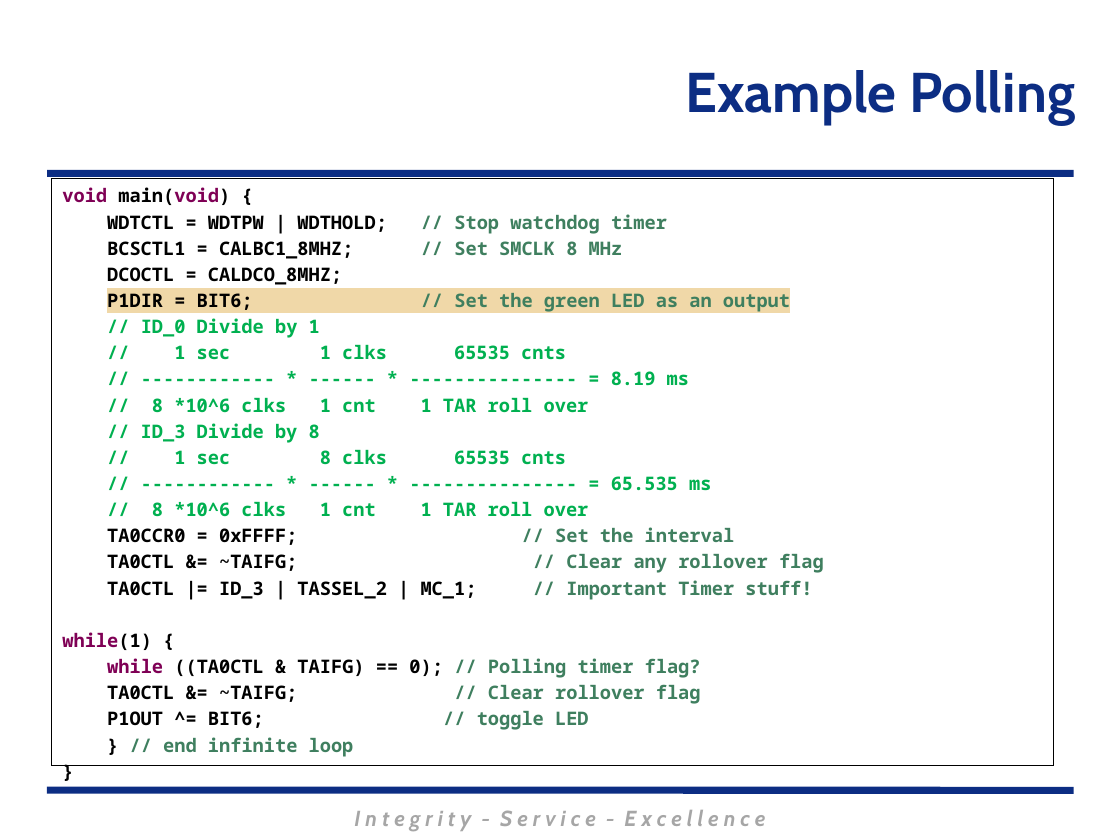
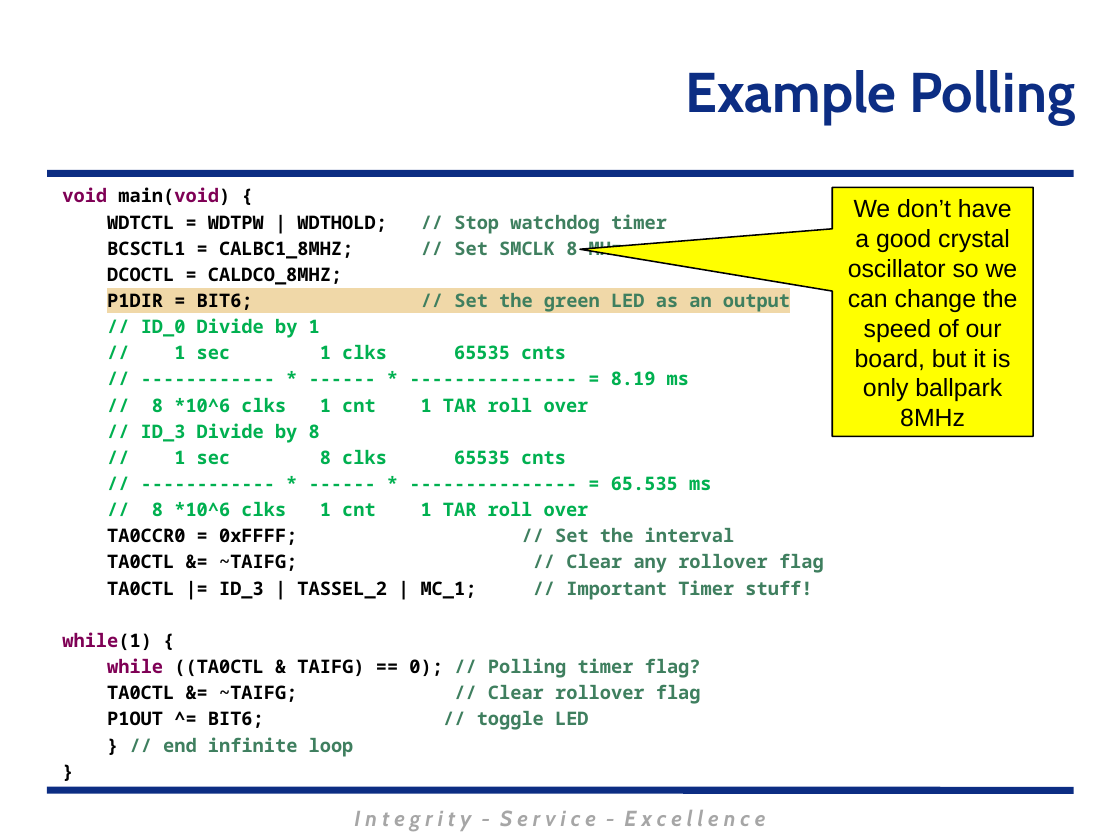
Before and after one commit to MarsUniversity/ECE382, a slide deck: slide 17 of source/lessons/lsn26-27/Lsn26-27.pptx (slide 16 before the commit). Drawn at 1120x840 pixels with LibreOffice and Linux fonts; fonts in the diff are those of the drawing; background and template pictures are left out. Boxes give left, top, right and bottom in pixels: in the first picture for what was removed or moved away, otherwise in the second. Text is boxed around its words. In the diff, an @@ line names an element or a change of style, - is before the commit and + after.

```diff
--- a/source/lessons/lsn26-27/Lsn26-27.pptx
+++ b/source/lessons/lsn26-27/Lsn26-27.pptx
@@ text "void main(void) {" at (x1=52, y1=179, x2=1054, y2=766): outline #000000 0.75 pt to none @@
@@ speech box added at (x1=832, y1=187, x2=1033, y2=436), fill #FFFF00, outline #000000 1 pt, 16 pt, text #000000 @@
+We don’t have a good crystal oscillator so we can change the speed of our board, but it is only ballpark 8MHz
```
Also in this commit, not shown: 3 other slides changed, 4 slides added, 1 slide removed, 3 other files.
